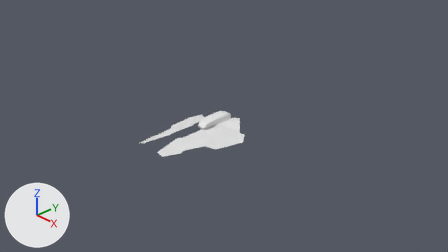
The Blender file SpaceShip_01v01.blend, before and after one commit.
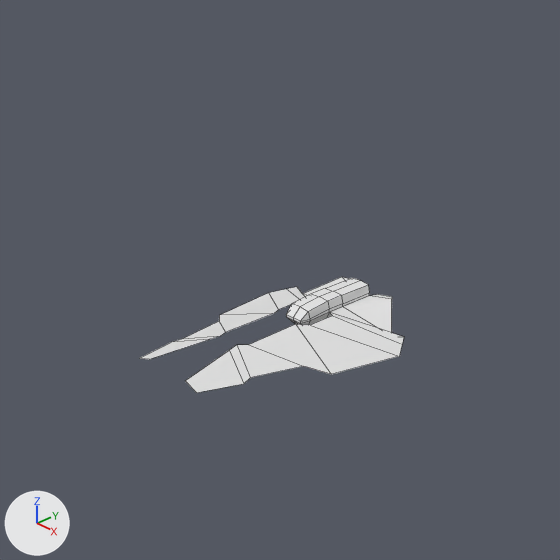
There are two pictures of each version: one from the file's camera 'Camera', one close up on the part from 19% to 69% of the width and 0% to 89% of the height. Lighting does not change. The marker at lower left points along +X, +Y and +Z. The close-ups show mesh edges as thin lines.

Before the edit, the objects in view are built like this:
```python
me_plane = bpy.data.meshes.new('Plane')
me_plane.from_pydata(...)  # 47 vertices, 31 faces; spans x 0.0..0.89, y -1.55..0.82, z 0.25..0.56
ob_plane = bpy.data.objects.new('Plane', me_plane)
ob_plane.location = (0.0, 0.0, 0.0)
_m = ob_plane.modifiers.new('Mirror', 'MIRROR')
_m.use_clip = True
```
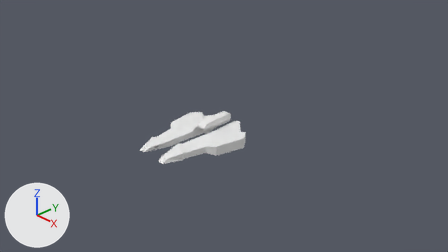
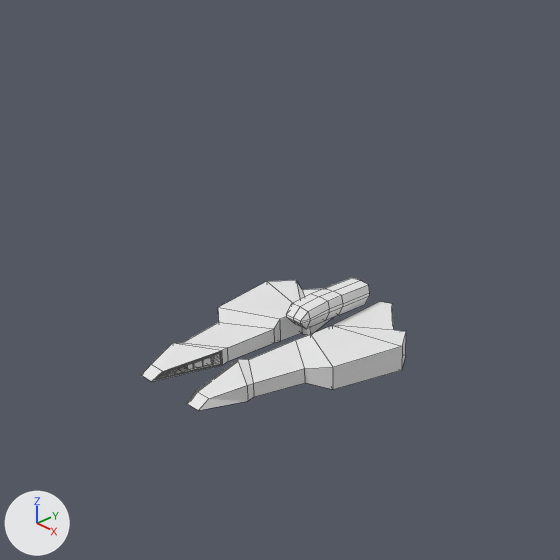
Where the change shows, as pixel boxes [x1, y1, x2, y2] in the close-ups (560 x 560 px; the box of a moved part takes in the faces that stretch with it):
'Plane', reshaped (15% taller): before [140, 277, 404, 393]; after [142, 278, 406, 411]
part 1 of me_plane, added: after [142, 280, 406, 411]
part 2 of me_plane, moved or reshaped (not visible afterwards): before [140, 277, 404, 393]

Diff of the bpy script that builds the scene:
```diff
--- a/SpaceShip_01v01.blend.py
+++ b/SpaceShip_01v01.blend.py
@@ mat_material @@
+mat_material = diffuse_material('Material')
+mat_material.base_color = (0.8, 0.8, 0.8)  # white #e7e7e7
@@ me_plane @@
 # used by ob_plane; location = (0.0, 0.0, 0.0)
-me_plane.from_pydata(...)  # 47 vertices, 31 faces; spans x 0.0..0.89, y -1.55..0.82, z 0.25..0.56
+me_plane.from_pydata(...)  # 183 vertices, 136 faces, 9 loose edges; spans x 0.0..0.92, y -1.55..0.82, z 0.11..0.56
+# me_plane part 1: a new loose piece of 145 vertices spanning x 0.11..0.92, y -1.55..0.82, z 0.11..0.36, in mat_material (white #e7e7e7)
+# me_plane part 2
+# 19 vertices are removed from x 0.11..0.89, y -1.55..0.82, z 0.25..0.49
+# 10 faces are deleted
+# 10 vertices are added at x 0.17..0.24, y -1.31..-0.98, z 0.23..0.31
+# 9 loose edges are added
+# 1 new face joins them
+me_plane.materials.append(mat_material)  # white #e7e7e7
```
